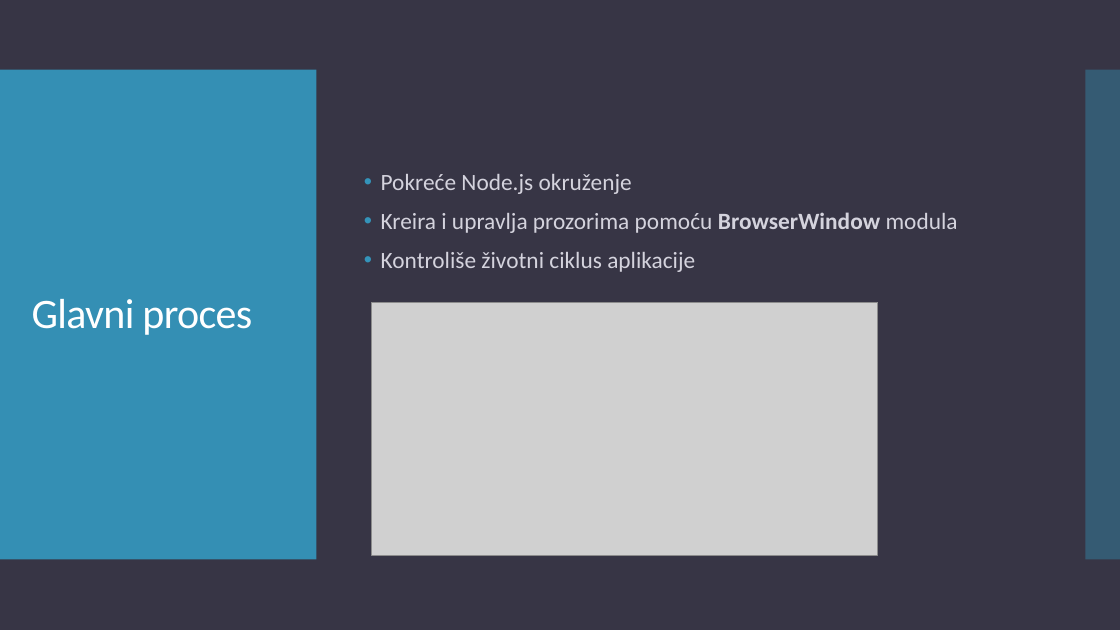
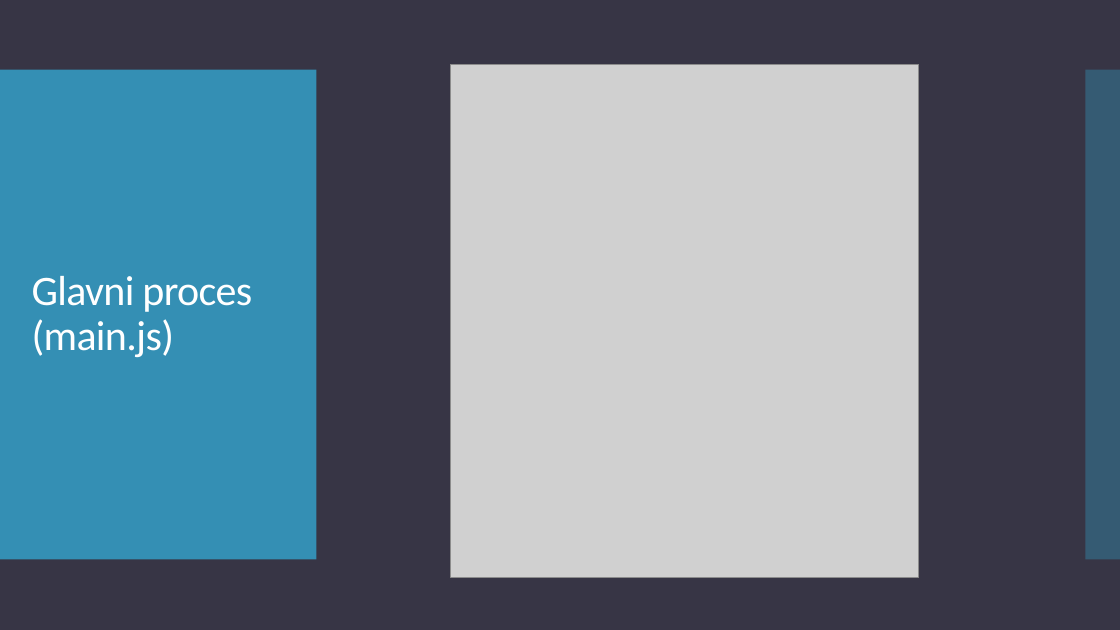
Before and after one commit to teodora18040cvetkovic/electron_react, a slide deck: slide 7 of Electron.pptx (slide 6 before the commit). Drawn at 1120x630 pixels with LibreOffice and Linux fonts; fonts in the diff are those of the drawing; grey boxes stand for pictures. Boxes give left, top, right and bottom in pixels: in the first picture for what was removed or moved away, otherwise in the second. Text is boxed around its words. In the diff, an @@ line names an element or a change of style, - is before the commit and + after.

```diff
--- a/Electron.pptx
+++ b/Electron.pptx
@@ picture added at [450,65,919,577] @@
@@ text removed at [381,174,958,272] @@
-• Pokreće Node.js okruženje
-• Kreira i upravlja prozorima pomoću BrowserWindow modula
-• Kontroliše životni ciklus aplikacije
@@ title at [32,276,252,357]: text changed @@
-Glavni proces
+Glavni proces
+(main.js)
@@ picture removed at [371,302,878,555] @@
```
Also in this commit, not shown: 6 other slides changed, 2 slides added, 4 slides removed, 1 other file.
